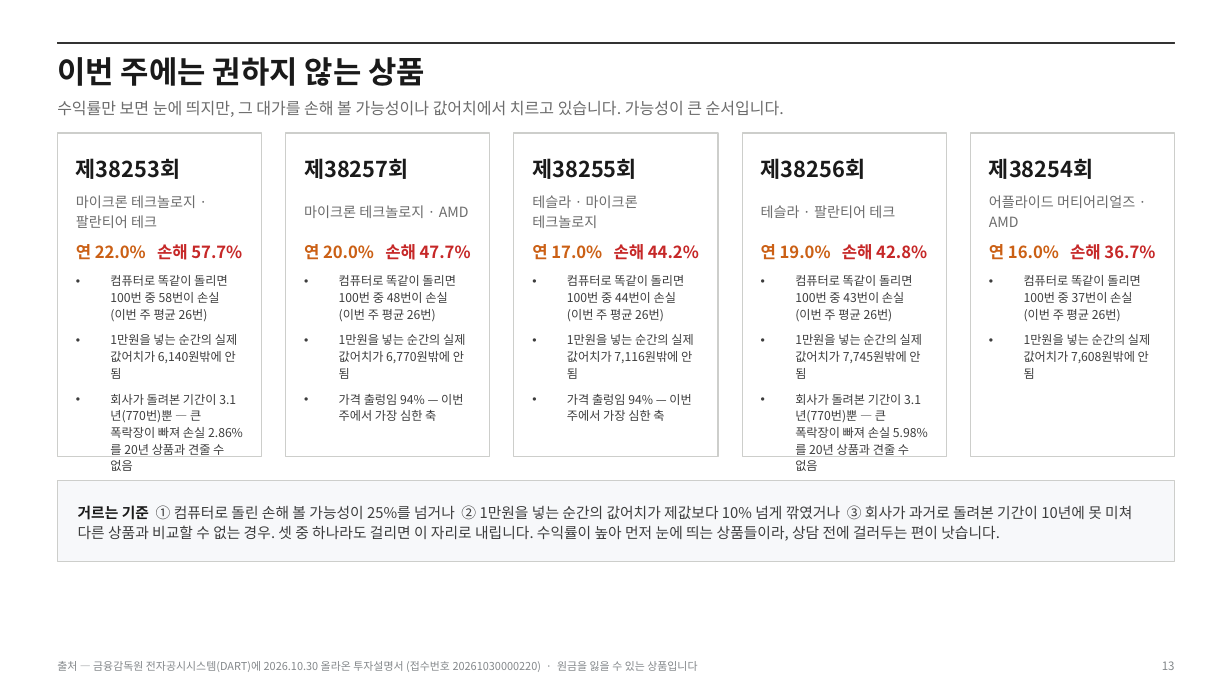
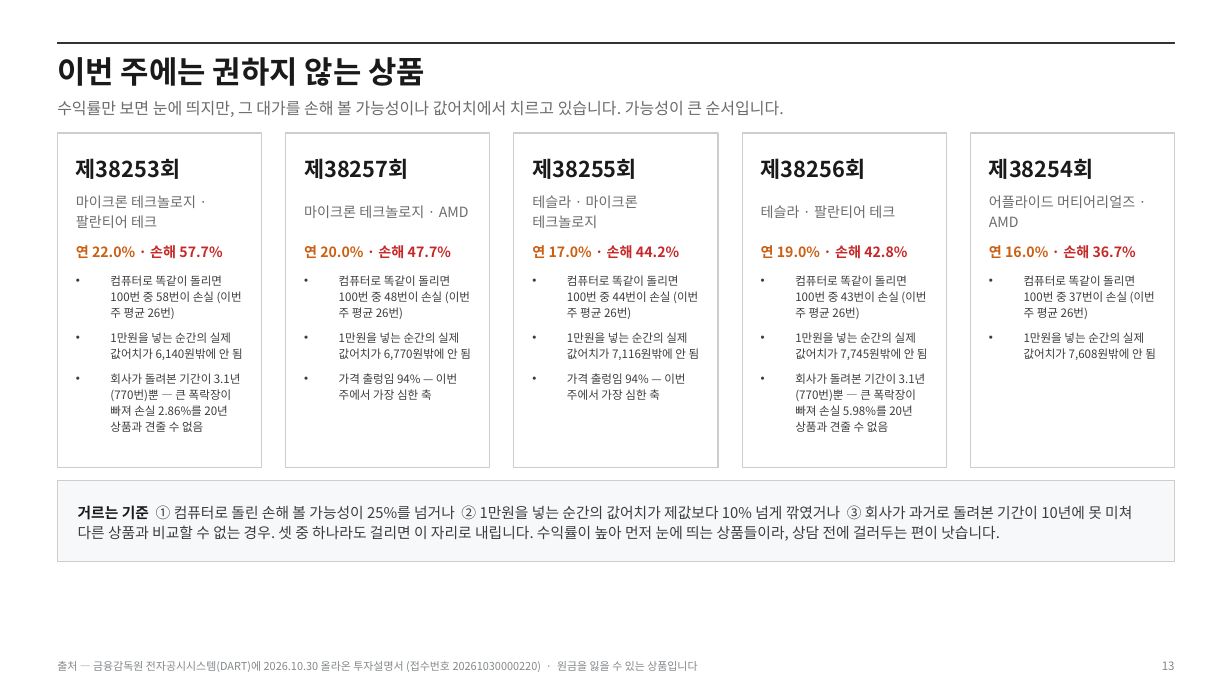
Before and after one commit to hanaroline/work_1, a slide deck: slide 13 of els-analysis-deck.pptx. Drawn at 1232x693 pixels with LibreOffice and Linux fonts; fonts in the diff are those of the drawing. Boxes give left, top, right and bottom in pixels: in the first picture for what was removed or moved away, otherwise in the second. Text is boxed around its words. In the diff, an @@ line names an element or a change of style, - is before the commit and + after.

```diff
--- a/els-analysis-deck.pptx
+++ b/els-analysis-deck.pptx
@@ rectangle: place and size @@
-rectangle at <box>57,133,262,457</box>
+rectangle at <box>57,133,262,468</box>
@@ rectangle: place and size @@
-rectangle at <box>286,133,490,457</box>
+rectangle at <box>286,133,490,468</box>
@@ rectangle: place and size @@
-rectangle at <box>514,133,718,457</box>
+rectangle at <box>514,133,718,468</box>
@@ rectangle: place and size @@
-rectangle at <box>742,133,946,457</box>
+rectangle at <box>742,133,946,468</box>
@@ rectangle: place and size @@
-rectangle at <box>970,133,1175,457</box>
+rectangle at <box>970,133,1175,468</box>
@@ text at <box>76,245,222,259</box>: text changed; size 13 to 11 pt @@
-연 22.0% 손해 57.7%
+연 22.0% · 손해 57.7%
@@ text at <box>304,245,451,259</box>: text changed; size 13 to 11 pt @@
-연 20.0% 손해 47.7%
+연 20.0% · 손해 47.7%
@@ text at <box>532,245,679,259</box>: text changed; size 13 to 11 pt @@
-연 17.0% 손해 44.2%
+연 17.0% · 손해 44.2%
@@ text at <box>761,245,907,259</box>: text changed; size 13 to 11 pt @@
-연 19.0% 손해 42.8%
+연 19.0% · 손해 42.8%
@@ text at <box>989,245,1136,259</box>: text changed; size 13 to 11 pt @@
-연 16.0% 손해 36.7%
+연 16.0% · 손해 36.7%
@@ size 9.5 to 9 pt; line spacing 13pt to 12.5pt in 5 elements at <box>110,275,243,432</box>, <box>339,275,471,400</box>, <box>567,275,700,400</box>, <box>795,275,928,432</box>, <box>1024,275,1156,360</box> @@
```
Also in this commit, not shown: 1 other slide changed, 19 other files.
